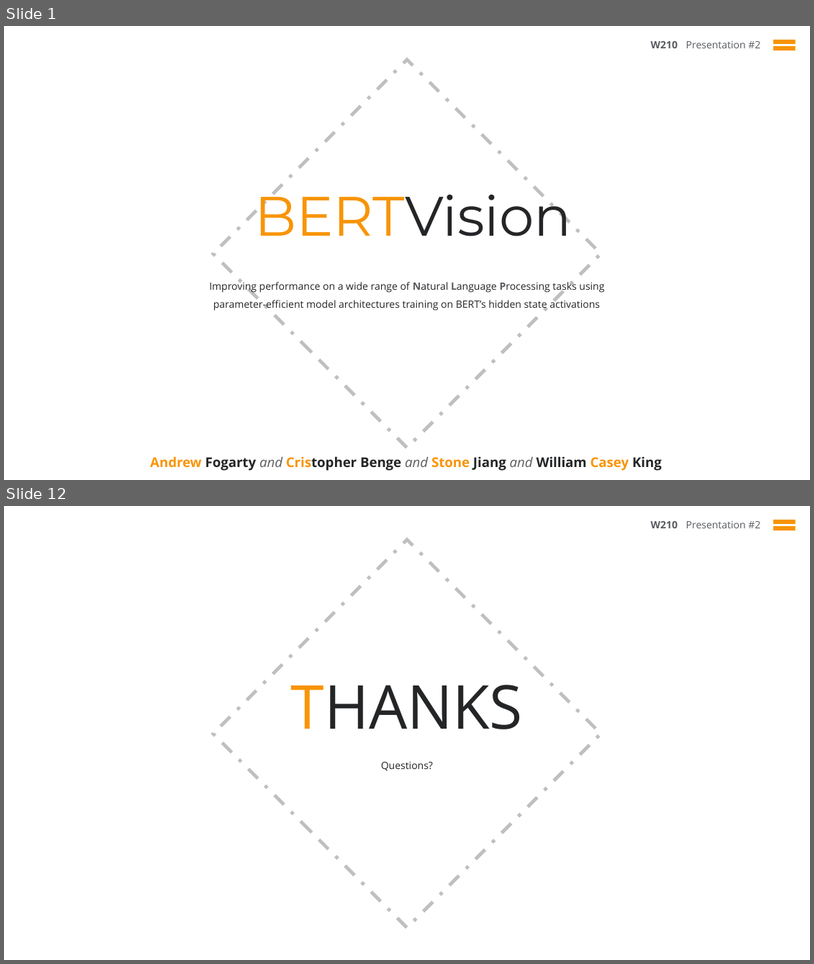
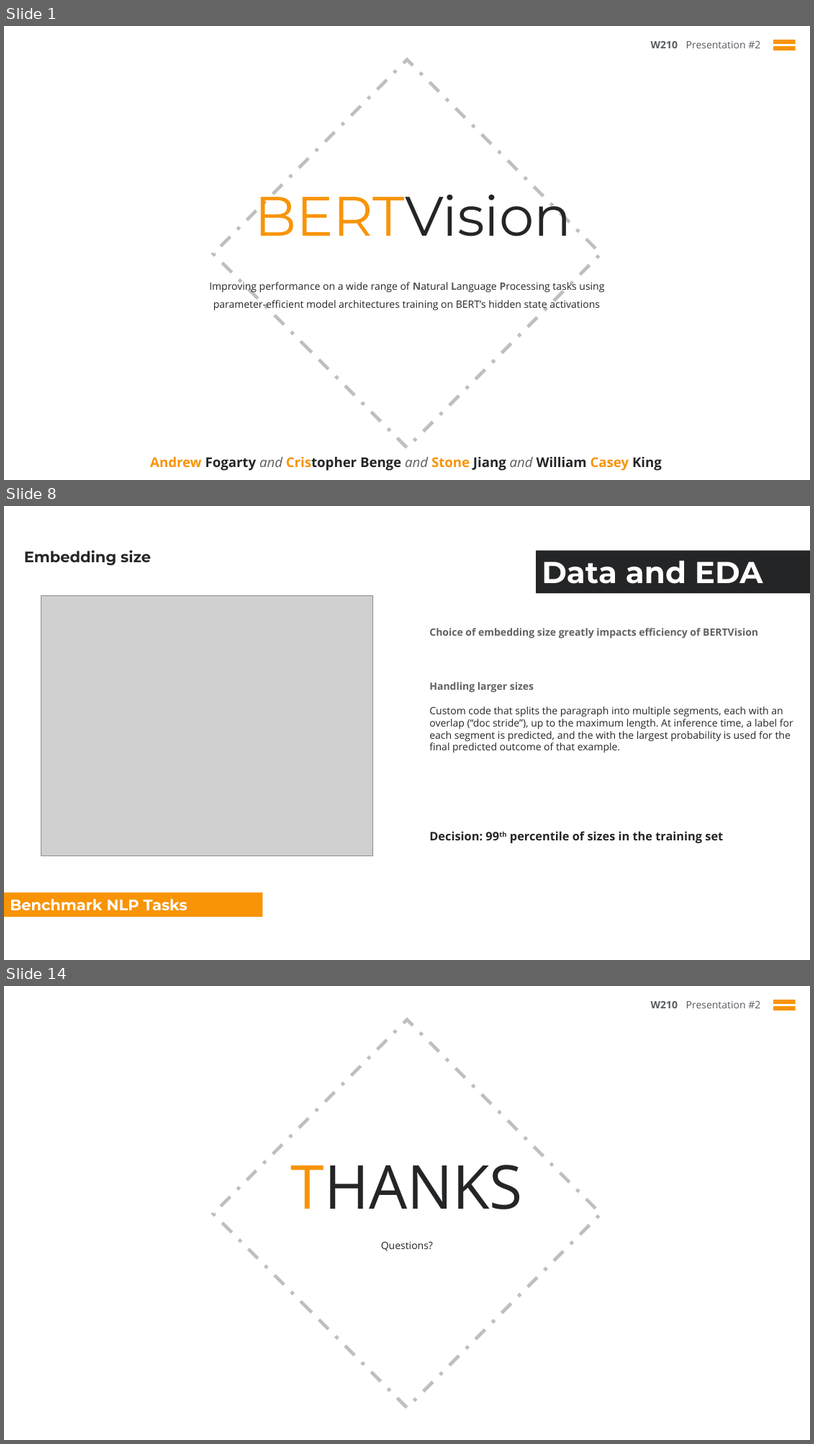
Before and after one commit to cbenge509/BERTVision, a slide deck: presentation/capstone/week_10/capstone__jiang_benge_fogarty_king__week_10.pptx. Shown one above the other, each under a label of ours: slides 1 and 12 before the commit, slides 1, 8 and 14 after it; the slides between them are not shown. The pictures are 814x964 and 814x1444 pixels, drawn with LibreOffice and Linux fonts; fonts in the diff are those of the drawing; grey boxes stand for pictures; background and template pictures are left out. Boxes give left, top, right and bottom in pixels: in the first picture for what was removed or moved away, otherwise in the second. Text is boxed around its words. In the diff, an @@ line names an element or a change of style, - is before the commit and + after.

```diff
--- a/presentation/capstone/week_10/capstone__jiang_benge_fogarty_king__week_10.pptx
+++ b/presentation/capstone/week_10/capstone__jiang_benge_fogarty_king__week_10.pptx
@@ slide 8 added at (4,506,810,960), background #FFFFFF @@
@@ text added at (24,550,151,566), 18 pt, text #242527, bold @@
+Embedding size
@@ rectangle added at (536,550,810,593), fill #242527, 36 pt, text #FFFFFF, bold @@
+Data and EDA
@@ picture added at (41,595,373,856) @@
@@ text added at (430,628,759,638), 12 pt, text #616161, bold @@
+Choice of embedding size greatly impacts efficiency of BERTVision
@@ text added at (430,682,794,753), 12 pt, text #242527 @@
+Handling larger sizes
+Custom code that splits the paragraph into multiple segments, each with an overlap (“doc stride”), up to the maximum length. At inference time, a label for each segment is predicted, and the with the largest probability is used for the final predicted outcome of that example.
@@ text added at (430,831,723,843), 14 pt, text #242527, bold @@
+Decision: 99th percentile of sizes in the training set
@@ rectangle added at (4,893,263,917), fill #F89406, 18 pt, text #FFFFFF, bold @@
+Benchmark NLP Tasks
@@ what was slide 12 is now slide 14 @@
```
Also in this commit, not shown: 2 slides changed, 9 other slides added, 8 slides removed, 2 other files.
